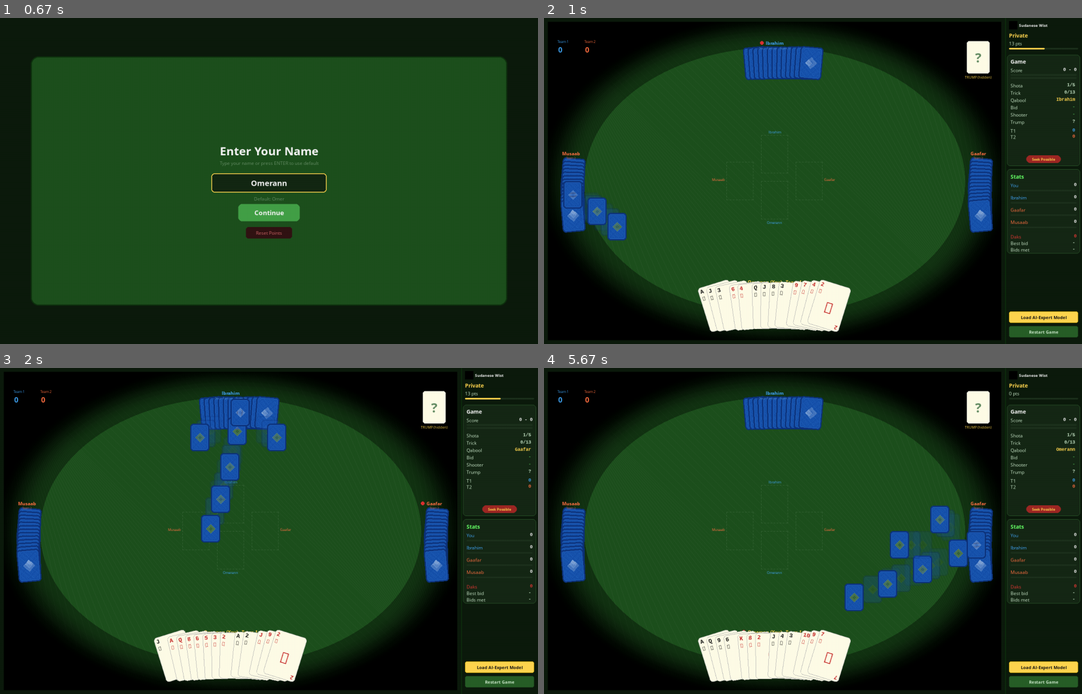
Above: before the commit, frames 1-4 (two rows, left to right).
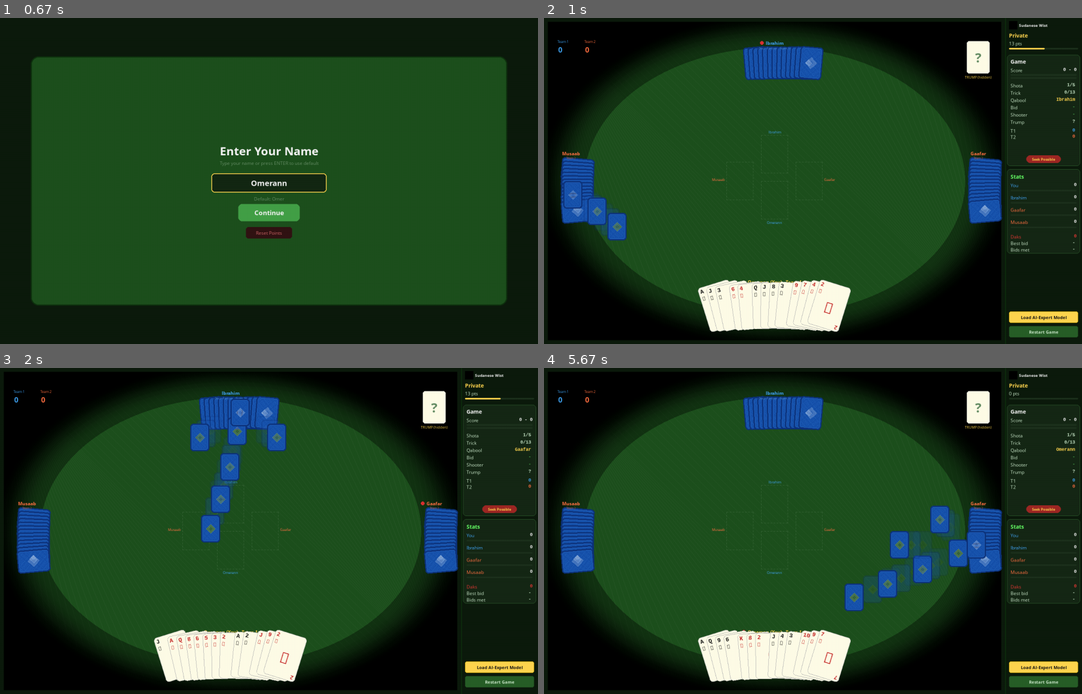
Above: after the commit, the same moments.

Repository: aamagzoub/engineering-intelligence
Game: pygame game, started from gui_pygame/main.py
The game is run twice, just before and just after one commit, with the same random seed, the same clock (stepped at 60 frames per second) and the same inputs.
Inputs (mouse positions are in pixels of both pictures, inside the frame that each line leads up to):
- Up to frame 1 (0.67 s): type "ann" at 0.33 s
- Up to frame 2 (1 s): tap Enter at 0.67 s; click "▶ Start Game" at 0.93 s
- Up to frame 3 (2 s): click "Restart Game" at 1.27 s; click "Continue" at 1.6 s; tap Enter at 1.88 s
- Up to frame 4 (5.67 s): click (786, 615) at 2.27 s; click "Restart Game" at 2.6 s; click "Reset Points" at 2.93 s; click (952, 501) at 3.27 s; tap Enter at 4.55 s; click "📖 How to Play" at 4.93 s; click (656, 511) at 5.27 s; tap Space at 5.55 s

Frame 1 is identical in both runs. In frame 2, 1.2% of the frame differs, in the area x 3-86%, y 42-66%; in frame 3, 1.4%; in frame 4, 1.3%.

Commit message:
Side player cards rotated 90° (landscape orientation)

Diff:
--- a/gui_pygame/game_screen.py
+++ b/gui_pygame/game_screen.py
@@ -2662,34 +2662,37 @@
         if not hasattr(self, '_card_back_opp'):
             from gui_pygame.card_renderer import create_card_back
             self._card_back_opp = create_card_back(card_w, card_h)
+        if not hasattr(self, '_card_back_opp_landscape'):
+            self._card_back_opp_landscape = pygame.transform.rotate(self._card_back_opp, 90)
 
         # Fan parameters.
-        max_spread = 20.0  # Total arc degrees.
+        max_spread = 20.0
         fan_spread = min(max_spread, count * 2.0)
         half_spread = fan_spread / 2.0
 
         for i in range(count):
-            # Calculate angle for each card in the fan.
             if count == 1:
                 angle_deg = 0.0
             else:
                 angle_deg = -half_spread + (i / (count - 1)) * fan_spread
 
             if horizontal:
-                # Top player: fan horizontally with slight rotation.
-                spacing = min(14, (160) // max(count, 1))
+                # Top player: cards portrait, fanned horizontally.
+                spacing = min(14, 160 // max(count, 1))
                 card_x = x + i * spacing
                 card_y = y
                 rotated = pygame.transform.rotate(self._card_back_opp, -angle_deg * 0.5)
                 rect = rotated.get_rect(center=(card_x + card_w // 2, card_y + card_h // 2))
                 self.screen.blit(rotated, rect)
             else:
-                # Side players: fan vertically with slight rotation.
-                spacing = min(10, (120) // max(count, 1))
+                # Side players: cards landscape (rotated 90°), fanned vertically.
+                lw = card_h  # Landscape width = portrait height.
+                lh = card_w  # Landscape height = portrait width.
+                spacing = min(10, 120 // max(count, 1))
                 card_x = x
                 card_y = y + i * spacing
-                rotated = pygame.transform.rotate(self._card_back_opp, angle_deg * 0.5)
-                rect = rotated.get_rect(center=(card_x + card_w // 2, card_y + card_h // 2))
+                rotated = pygame.transform.rotate(self._card_back_opp_landscape, angle_deg * 0.5)
+                rect = rotated.get_rect(center=(card_x + lw // 2, card_y + lh // 2))
                 self.screen.blit(rotated, rect)
 
     def _render_turn_glow(self, cx, cy):
